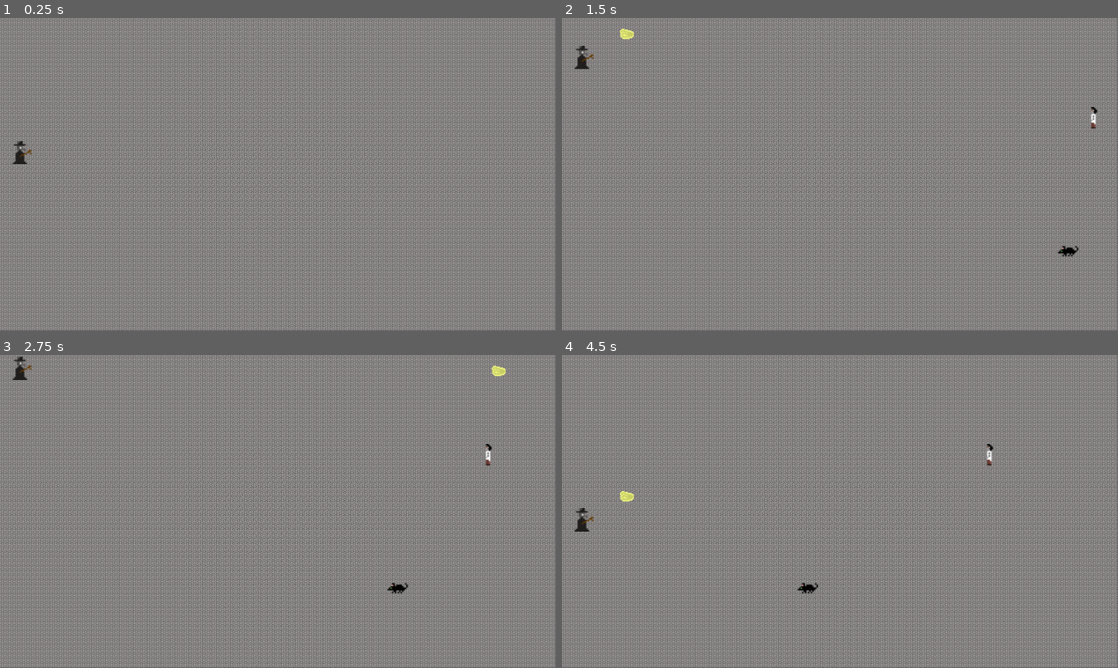
Above: before the commit, frames 1-4 (two rows, left to right).
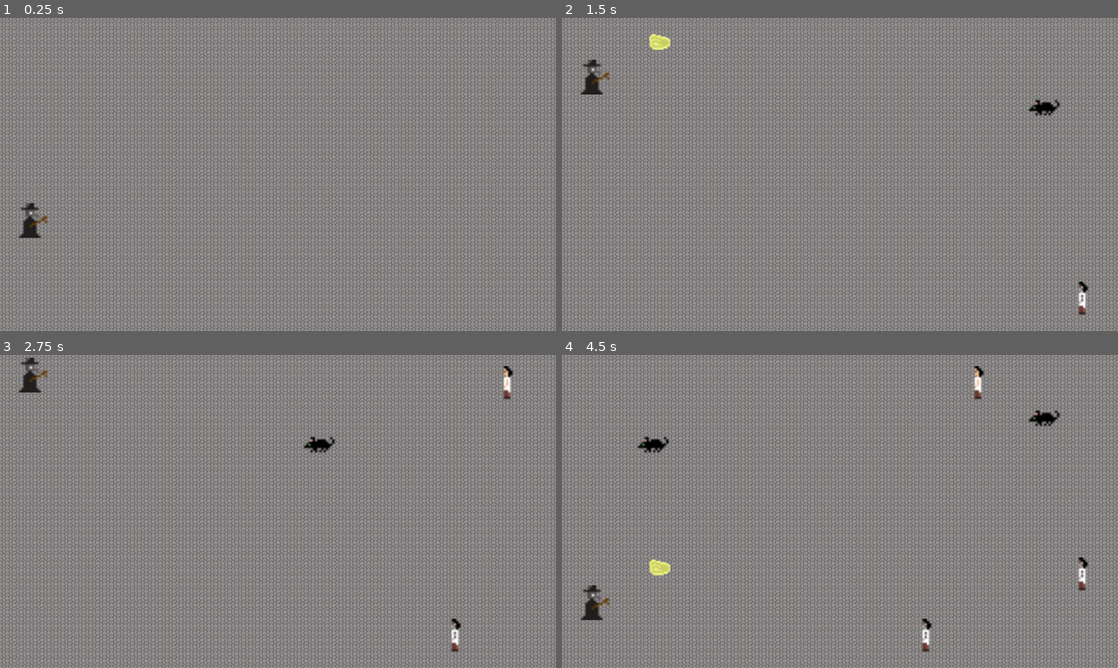
Above: after the commit, the same moments.

Repository: pmarkee/heal-em-up
Game: Godot game, scene res://scene/Main.tscn
Same seed, same stepped clock (60 frames per second), same inputs: the game is played once before the commit and once after it.
Inputs:
- Up to frame 1 (0.25 s): no input
- Up to frame 2 (1.5 s): tap Enter at 0.5 s; hold W (up) 0.53-1.28 s; tap C (change_weapon) at 0.6 s; hold S (down) from 1.28 s (still down); tap Space (shoot) at 1.35 s
- Up to frame 3 (2.75 s): release S (down) at 2.03 s; hold W (up) from 2.03 s (still down); tap C (change_weapon) at 2.1 s
- Up to frame 4 (4.5 s): tap Space (shoot) at 2.85, 4.35 s; release W (up) at 3.53 s; hold S (down) from 3.53 s (still down); tap C (change_weapon) at 3.6 s
In our replay, the window is 799x449 before the commit and 800x450 after it. These sizes can differ from the game's own. Grey fills any space a smaller window leaves; there, only what the larger window draws over its background counts as a difference.

The runs differ from the first frame. In frame 1, 36% of the frame differs, in the area x 0-100%, y 0-100%; in frame 2, 36%; in frame 3, 36%; in frame 4, 37%.

Commit message:
A little fine-tuning

Diff:
--- a/project.godot
+++ b/project.godot
@@ -21,8 +21,8 @@
 
 [display]
 
-window/size/width=1920
-window/size/height=1080
+window/size/width=1280
+window/size/height=720
 
 [global]
 
--- a/scene/Player.tscn
+++ b/scene/Player.tscn
@@ -17,6 +17,7 @@
 
 [node name="ShootTimer" type="Timer" parent="."]
 process_mode = 0
+wait_time = 0.5
 autostart = true
 
 [node name="doctor" type="Sprite" parent="."]
--- a/scene/Rat.tscn
+++ b/scene/Rat.tscn
@@ -4,8 +4,8 @@
 [ext_resource path="res://src/Rat.gd" type="Script" id=2]
 
 [sub_resource type="CapsuleShape2D" id=1]
-radius = 13.1883
-height = 37.7459
+radius = 17.5412
+height = 43.452
 
 [node name="Rat" type="Area2D"]
 collision_layer = 2
--- a/src/Main.gd
+++ b/src/Main.gd
@@ -7,7 +7,11 @@
 export (PackedScene) var Purge
 
 var score = 0
-var mob_spawn_x = 1900
+var vp_size = Vector2(1280, 720)
+var mob_spawn_x = vp_size.x - 20
+
+func _ready():
+    print(vp_size)
 
 func _on_Player_shoot():
     var weapon = Heal if $Player.current_weapon == 1 else Purge
@@ -29,14 +33,14 @@
     randomize()
     var rat = Rat.instance()
     rat.position.x = mob_spawn_x
-    rat.position.y = randi() % 1000 + 10
+    rat.position.y = randi() % 700 + 10
     add_child(rat)
-    $RatTimer.start(randi() % 7 + 3)
+    $RatTimer.start(randi() % 3 + 1)
 
 func _on_VillagerTimer_timeout():
     randomize()
     var villager = Villager.instance()
     villager.position.x = mob_spawn_x
-    villager.position.y = randi() % 1000 + 10
+    villager.position.y = randi() % 700 + 10
     add_child(villager)
-    $VillagerTimer.start(randi() % 7 + 3)
+    $VillagerTimer.start(randi() % 3 + 1)
